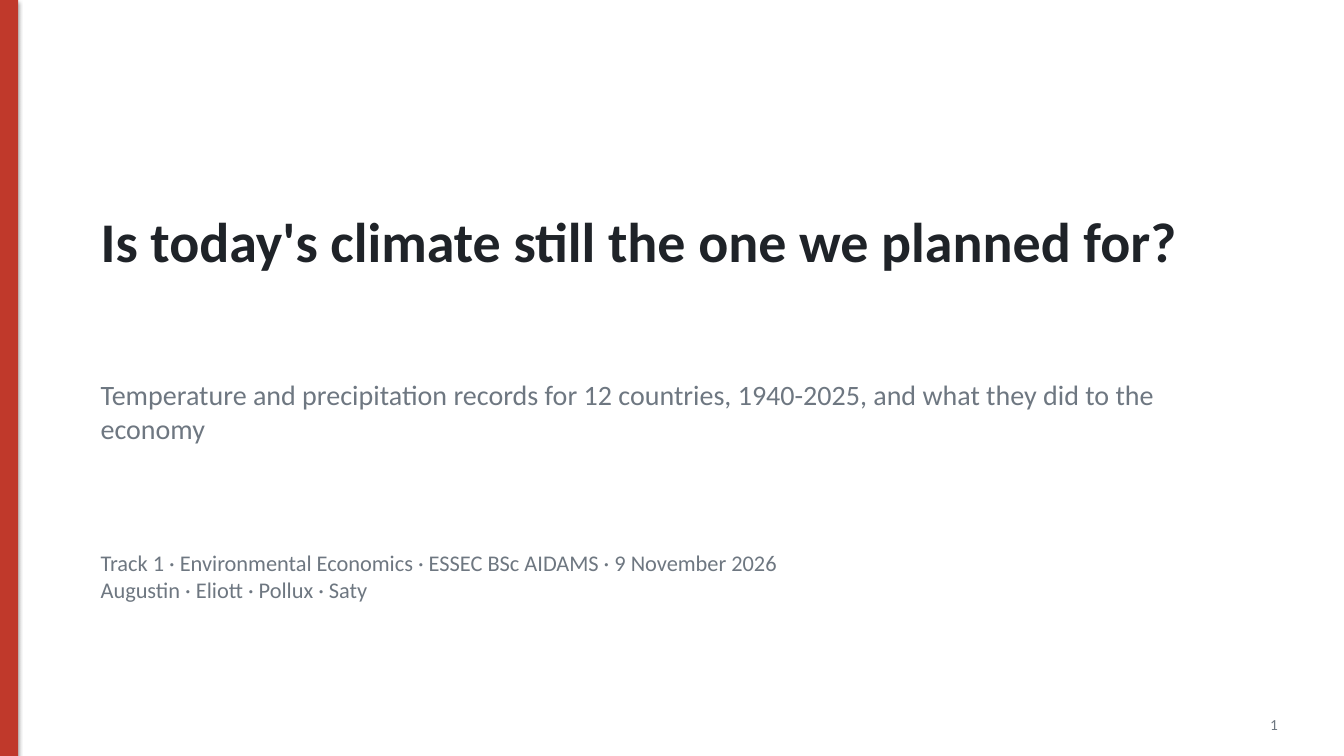
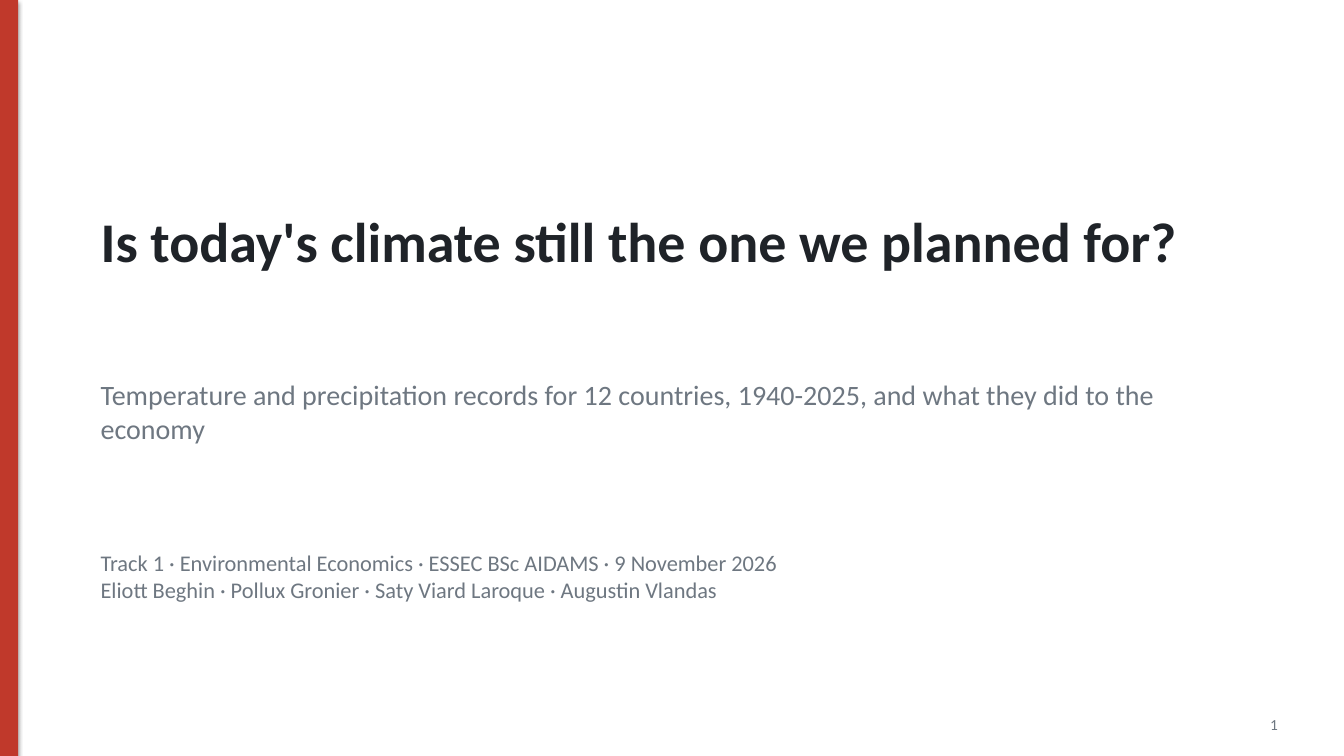
Before and after one commit to Polluxgnr/Environemental-economics-, a slide deck: slide 1 of presentation/Track1_presentation.pptx. Drawn at 1344x756 pixels with LibreOffice and Linux fonts; fonts in the diff are those of the drawing. Boxes give left, top, right and bottom in pixels: in the first picture for what was removed or moved away, otherwise in the second. Text is boxed around its words. In the diff, an @@ line names an element or a change of style, - is before the commit and + after.

Commit message:
Final version: full author names, good-practice AI statement, newcomer README
- authors: Eliott Beghin, Pollux Gronier, Saty Viard Laroque, Augustin Vlandas
  (paper, deck title and closing slides, generated PowerPoint)
- AI-use statement reframed around how the tools were used and the checks we
  applied; matching Q&A answer
- README rewritten for readers new to the project: course and brief, the
  question, key concepts explained simply, project history, data, choices,
  scripts, figure-by-figure reading guide, file map, step-by-step run guide,
  presentation plan, glossary and FAQ
- deck source synced with the edited 15-slide deck

```diff
--- a/presentation/Track1_presentation.pptx
+++ b/presentation/Track1_presentation.pptx
@@ text at [101, 582, 716, 602]: text changed @@
-Augustin · Eliott · Pollux · Saty
+Eliott Beghin · Pollux Gronier · Saty Viard Laroque · Augustin Vlandas
```
Also in this commit, not shown: 11 other files.
